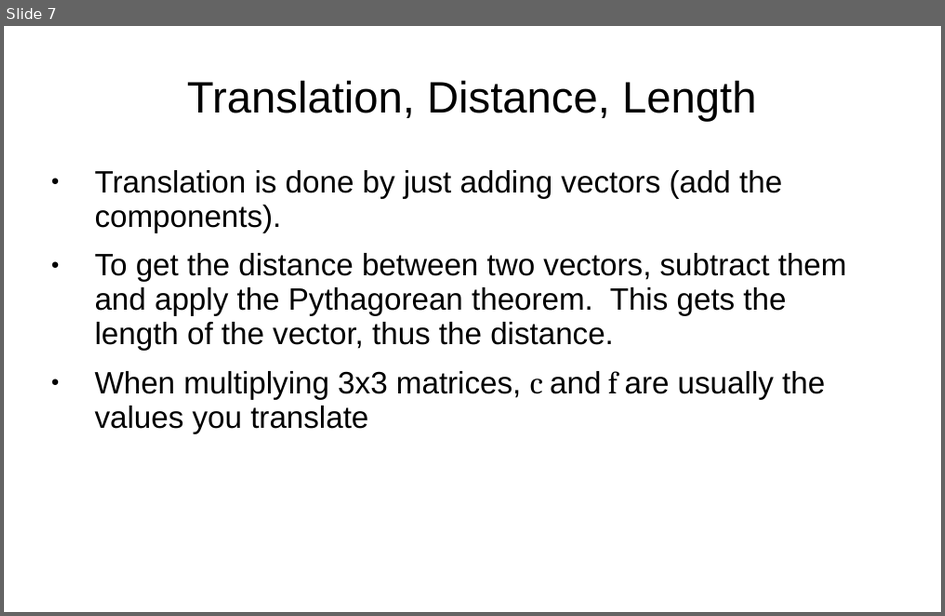
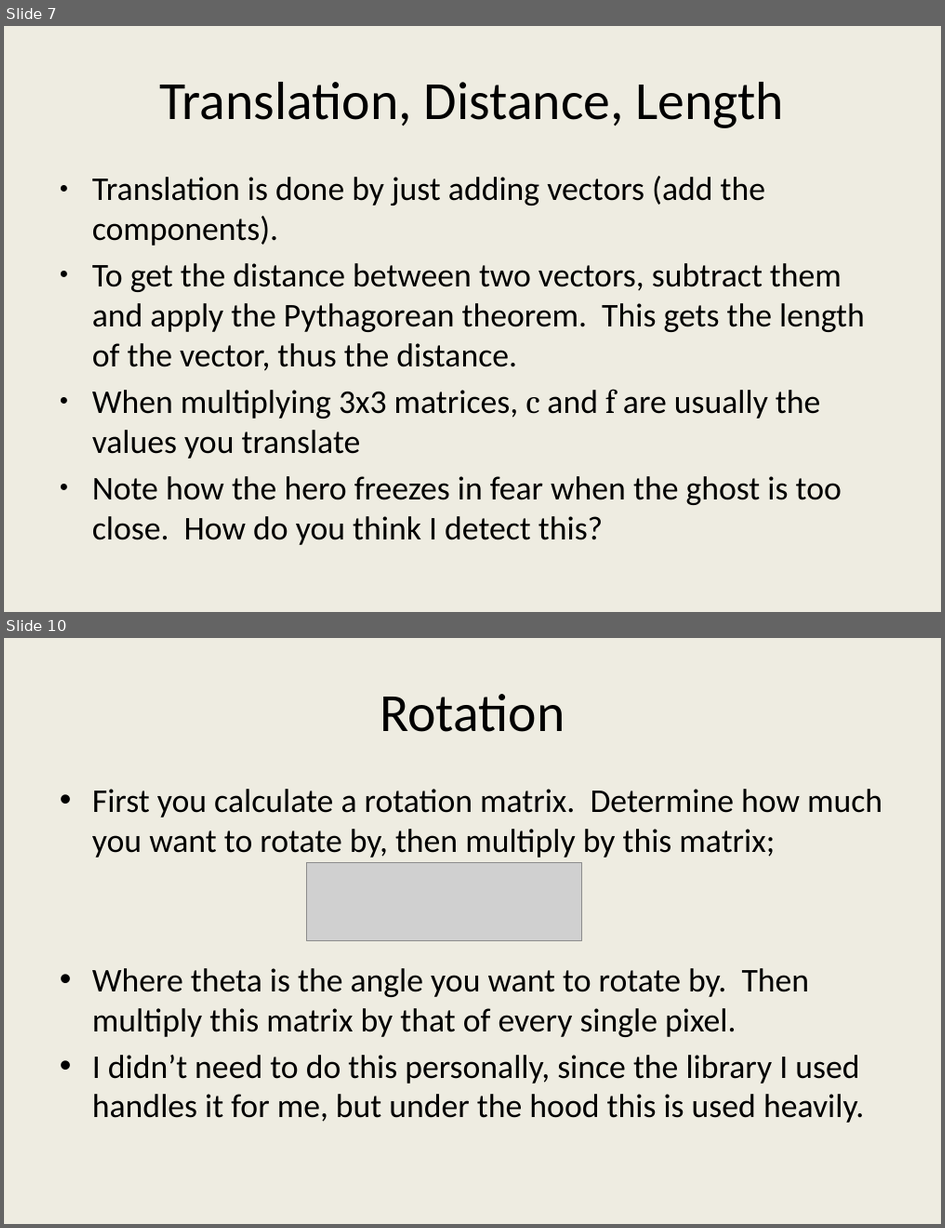
Before and after one commit to JesseTG/Linear-Algebra-Demo, a slide deck: Presentation Notes.pptx. Shown one above the other, each under a label of ours: slide 7 before the commit, slides 7 and 10 after it; the slides between them are not shown. The pictures are 945x616 and 945x1228 pixels, drawn with LibreOffice and Linux fonts; fonts in the diff are those of the drawing; grey boxes stand for pictures. Boxes give left, top, right and bottom in pixels: in the first picture for what was removed or moved away, otherwise in the second. Text is boxed around its words. In the diff, an @@ line names an element or a change of style, - is before the commit and + after.

```diff
--- a/Presentation Notes.pptx
+++ b/Presentation Notes.pptx
@@ slide 10 added at [4, 638, 941, 1224], background #EEECE1 @@
@@ title added at [380, 694, 565, 732], 33 pt, text #000000 @@
+Rotation
@@ text added at [92, 789, 883, 1123], 20.4 pt, text #000000 @@
+• First you calculate a rotation matrix. Determine how much you want to rotate by, then multiply by this matrix;
+• Where theta is the angle you want to rotate by. Then multiply this matrix by that of every single pixel.
+• I didn’t need to do this personally, since the library I used handles it for me, but under the hood this is used heavily.
@@ picture added at [306, 863, 582, 941] @@
@@ slide 7 changed as well @@
@@ background #FFFFFF to #EEECE1 @@
@@ title "Translation, Distance, Length" at [159, 82, 784, 128]: size 27 to 33 pt, font Arial to Calibri; line spacing 0.93 to 1 @@
@@ text at [92, 176, 865, 458]: size 19 to 20.4 pt in "Translation is done by just adding vectors ...", "To get the distance between two vectors, ...", "When multiplying 3x3 matrices, c and f ..."; font Arial to Calibri in "Translation is done by just adding vectors ...", "To get the distance between two vectors, ...", "When multiplying 3x3 matrices, and are usually ..."; indent changed; line spacing 0.93 to 1; less space between paragraphs @@
@@ text at [92, 476, 842, 545]: paragraph added @@
+● Note how the hero freezes in fear when the ghost is too close. How do you think I detect this?
```
Also in this commit, not shown: 6 other slides changed, 4 other slides added, 1 slide removed, 31 other files.
